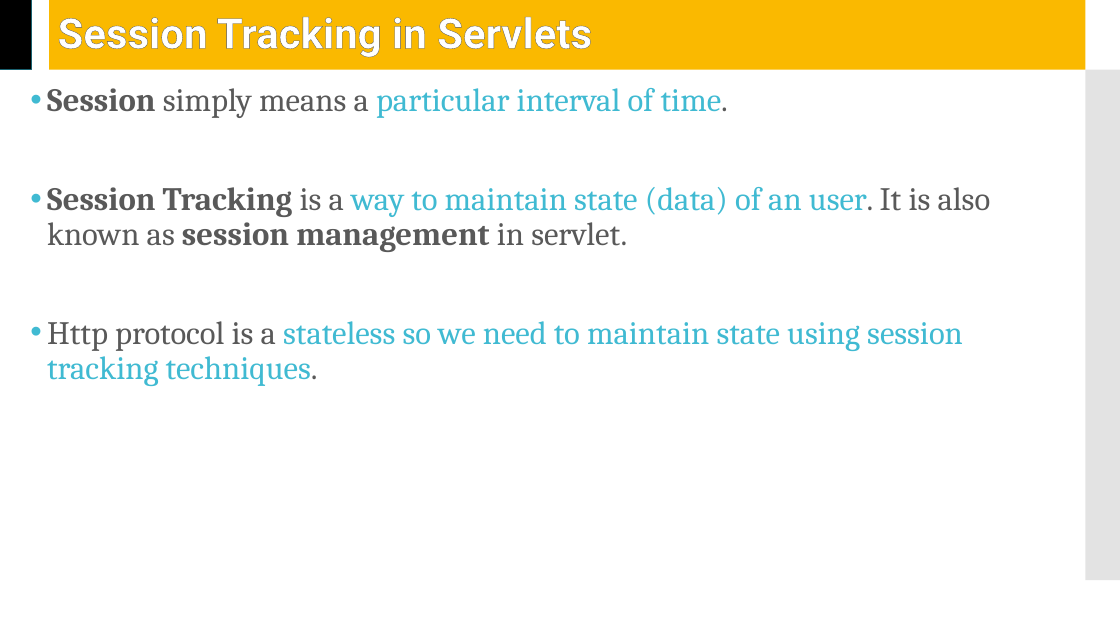
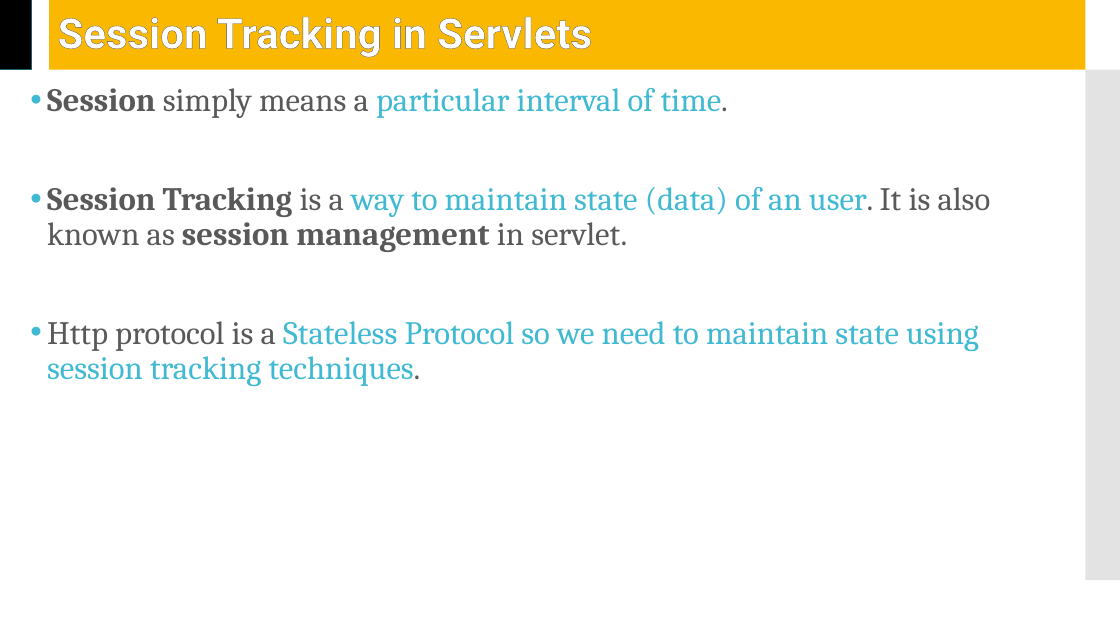
Before and after one commit to jrambasana/AJP2022-material, a slide deck: slide 45 of AJP Slides/AJP (01ce0502) - Unit 4 - Servlet API.pptx. Drawn at 1120x630 pixels with LibreOffice and Linux fonts; fonts in the diff are those of the drawing. Boxes give left, top, right and bottom in pixels: in the first picture for what was removed or moved away, otherwise in the second. Text is boxed around its words. In the diff, an @@ line names an element or a change of style, - is before the commit and + after.

```diff
--- a/AJP Slides/AJP (01ce0502) - Unit 4 - Servlet API.pptx
+++ b/AJP Slides/AJP (01ce0502) - Unit 4 - Servlet API.pptx
@@ text at [47, 321, 979, 386]: text changed @@
-• Http protocol is a stateless so we need to maintain state using session tracking techniques.
+• Http protocol is a Stateless Protocol so we need to maintain state using session tracking techniques.
```
Also in this commit, not shown: 5 other files.
